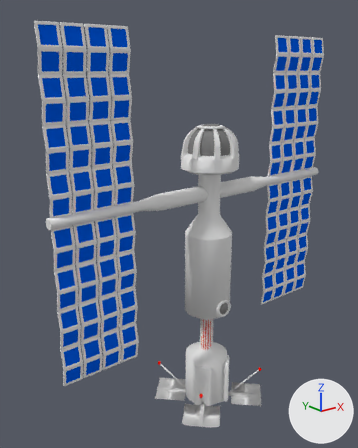
Two versions of the Blender file Bloop/Assets/space station.blend, one commit apart.
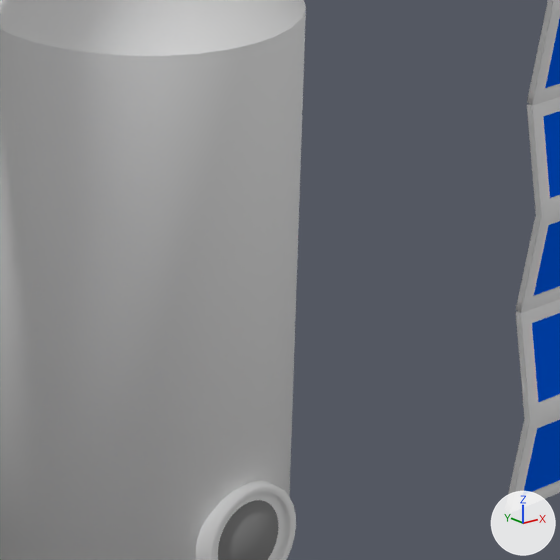
The first picture shows the older version from a 50 mm camera at (-14.1, -15.5, 13.7) aimed at (-1.0, 0.9, 7.1). The close-ups show both versions on the part from 53% to 75% of the width and 52% to 70% of the height of that picture; other places that the commit changed are outside them. Every picture has the same lights, and +X, +Y and +Z are marked at lower right.
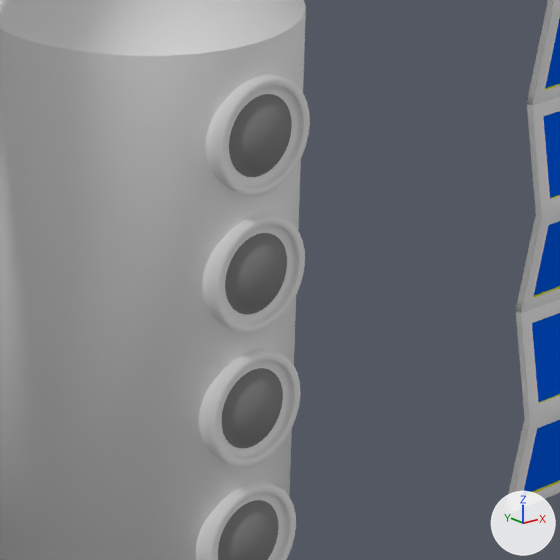
Boxes (x1, y1, x2, y2) around the edits, measured in the close-ups (560 x 560 px):
'Cylinder.002', modifiers changed
    before: (196, 480, 296, 560)
    after: (196, 74, 310, 560)

Edits to the bpy script that builds the scene:
```text
Change ob_cylinder_002:
    add _m = ob_cylinder_002.modifiers.new('Array', 'ARRAY')
    add _m.count = 4
    add _m.constant_offset_displace = (0.0, 0.0, 0.0)
    add _m.relative_offset_displace = (0.0, 1.2, 0.0)
```
